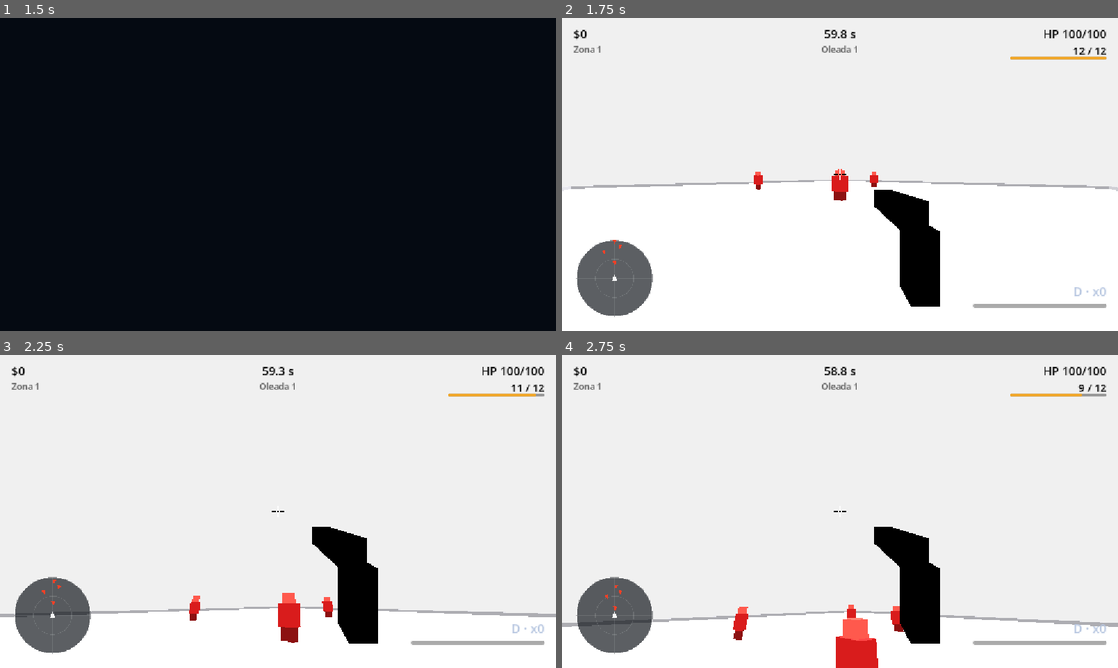
Above: before the commit, frames 1-4 (two rows, left to right).
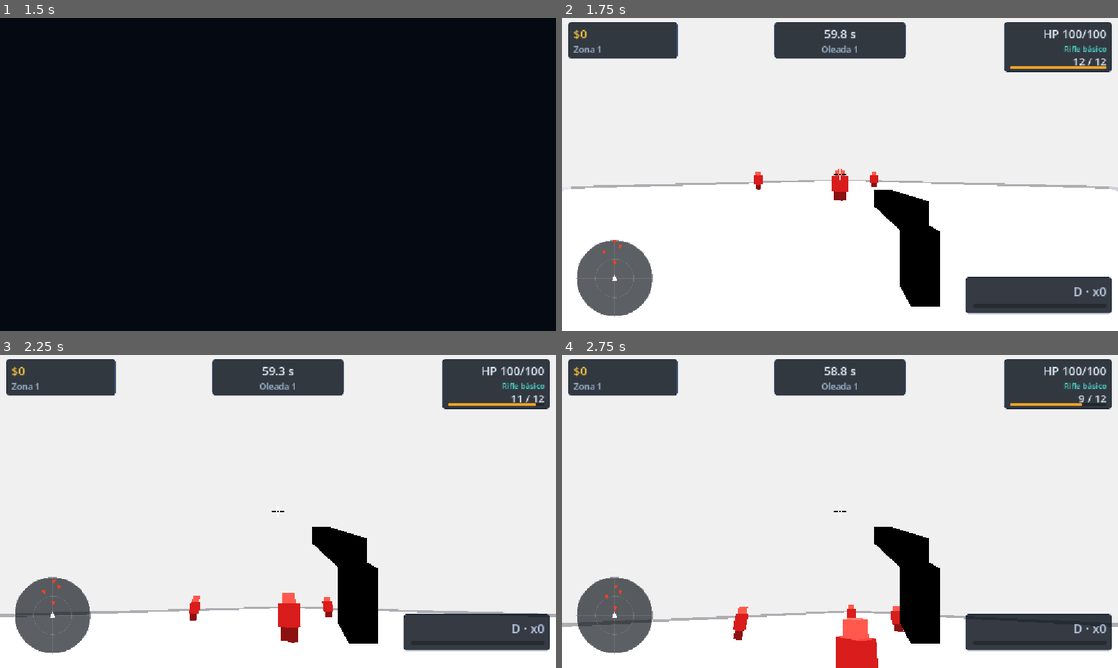
Above: after the commit, the same moments.

Repository: Veilen1/Deadline
Game: Godot game, scene res://scenes/ui/main_menu.tscn
Two runs of this game, one before a commit and one after it. Both use one fixed random seed, a clock stepped at 60 frames per second and the inputs below.
Inputs (mouse positions are in pixels of both pictures, inside the frame that each line leads up to):
- Up to frame 1 (1.5 s): click "Jugar" at 0.5 s; click "Jugar" at 1.25 s
- Up to frame 2 (1.75 s): no input
- Up to frame 3 (2.25 s): tap Enter at 2 s; move the mouse to (272, 517) at 2.02 s; press the mouse at (272, 517) at 2.03 s; hold W (move_forward) from 2.03 s (still down)
- Up to frame 4 (2.75 s): keep holding W (move_forward); tap Space (jump) at 2.27 s

Frame 1 is identical in both runs. In frame 2, 11% of the frame differs, in the area x 1-99%, y 1-95%; in frame 3, 11%; in frame 4, 11%.

Commit message:
feat(hud): tematizar HUD con paneles y etiqueta de arma

Diff:
--- a/scenes/main.gd
+++ b/scenes/main.gd
@@ -19,11 +19,13 @@
 @onready var health_label: Label = $CanvasLayer/HealthLabel
 @onready var ammo_label: Label = $CanvasLayer/AmmoLabel
 @onready var ammo_bar: ProgressBar = $CanvasLayer/AmmoBar
+@onready var weapon_label: Label = $CanvasLayer/WeaponLabel
 @onready var style_label: Label = $CanvasLayer/StyleLabel
 @onready var style_bar: ProgressBar = $CanvasLayer/StyleBar
 @onready var boss_label: Label = $CanvasLayer/BossLabel
 @onready var boss_bar: ProgressBar = $CanvasLayer/BossBar
 @onready var boss_hp_label: Label = $CanvasLayer/BossHpLabel
+@onready var boss_panel: Panel = $CanvasLayer/PanelBoss
 @onready var zone_banner: Label = $CanvasLayer/ZoneBanner
 @onready var pause_menu: Control = $CanvasLayer/PauseMenu
 @onready var game_over_menu: Control = $CanvasLayer/GameOverMenu
@@ -42,6 +44,7 @@
 	EventBus.player_damaged.connect(_on_player_damaged)
 	EventBus.player_died.connect(_on_player_died)
 	EventBus.ammo_changed.connect(_on_ammo_changed)
+	EventBus.weapon_changed.connect(_on_weapon_changed)
 	EventBus.critical_hit.connect(_on_critical_hit)
 	StyleSystem.style_changed.connect(_on_style_changed)
 	EventBus.wave_started.connect(_on_wave_started)
@@ -55,6 +58,9 @@
 	for key in GameState.skill_bonuses:
 		run_upgrades[key] = float(run_upgrades.get(key, 0.0)) + float(GameState.skill_bonuses[key])
 	player.call("apply_meta_upgrades", run_upgrades)
+	var player_weapon: WeaponData = player.get("weapon_data") as WeaponData
+	if player_weapon != null:
+		weapon_label.text = player_weapon.weapon_name
 	_on_ammo_changed(int(player.get("current_ammo")), int(player.get("max_ammo")))
 	minimap.visible = Settings.show_minimap
 	_update_money_label(GameState.money)
@@ -166,6 +172,7 @@
 	boss_label.show()
 	boss_bar.show()
 	boss_hp_label.show()
+	boss_panel.show()
 
 
 func _on_boss_health_changed(current_health: float, max_health: float) -> void:
@@ -186,6 +193,10 @@
 	ammo_label.text = "%d / %d" % [current, maximum]
 	ammo_bar.max_value = maximum
 	ammo_bar.value = current
+
+
+func _on_weapon_changed(weapon_name: String) -> void:
+	weapon_label.text = weapon_name
 
 
 func _on_style_changed(rank: String, rank_index: int, progress: float, combo: int) -> void:
@@ -237,6 +248,7 @@
 	boss_label.hide()
 	boss_bar.hide()
 	boss_hp_label.hide()
+	boss_panel.hide()
 
 
 func _update_money_label(amount: int) -> void:
--- a/scenes/main.tscn
+++ b/scenes/main.tscn
@@ -54,6 +54,18 @@
 corner_radius_bottom_right = 3
 corner_radius_bottom_left = 3
 
+[sub_resource type="StyleBoxFlat" id="StyleBoxFlat_hud"]
+bg_color = Color(0.035, 0.06, 0.1, 0.82)
+border_width_left = 1
+border_width_top = 1
+border_width_right = 1
+border_width_bottom = 1
+border_color = Color(0.22, 0.32, 0.48, 0.55)
+corner_radius_top_left = 6
+corner_radius_top_right = 6
+corner_radius_bottom_right = 6
+corner_radius_bottom_left = 6
+
 [node name="Main" type="Node3D"]
 script = ExtResource("1_main")
 
@@ -63,13 +75,69 @@
 [node name="Zones" type="Node3D" parent="."]
 
 [node name="CanvasLayer" type="CanvasLayer" parent="."]
+
+[node name="PanelMoney" type="Panel" parent="CanvasLayer"]
+offset_left = 12.0
+offset_top = 8.0
+offset_right = 240.0
+offset_bottom = 84.0
+mouse_filter = 2
+theme_override_styles/panel = SubResource("StyleBoxFlat_hud")
+
+[node name="PanelTop" type="Panel" parent="CanvasLayer"]
+anchor_left = 0.5
+anchor_right = 0.5
+offset_left = -136.0
+offset_top = 8.0
+offset_right = 136.0
+offset_bottom = 84.0
+grow_horizontal = 2
+mouse_filter = 2
+theme_override_styles/panel = SubResource("StyleBoxFlat_hud")
+
+[node name="PanelBoss" type="Panel" parent="CanvasLayer"]
+visible = false
+anchor_left = 0.5
+anchor_right = 0.5
+offset_left = -260.0
+offset_top = 84.0
+offset_right = 260.0
+offset_bottom = 136.0
+grow_horizontal = 2
+mouse_filter = 2
+theme_override_styles/panel = SubResource("StyleBoxFlat_hud")
+
+[node name="PanelHealth" type="Panel" parent="CanvasLayer"]
+anchor_left = 1.0
+anchor_right = 1.0
+offset_left = -236.0
+offset_top = 8.0
+offset_right = -12.0
+offset_bottom = 112.0
+grow_horizontal = 0
+mouse_filter = 2
+theme_override_styles/panel = SubResource("StyleBoxFlat_hud")
+
+[node name="PanelStyle" type="Panel" parent="CanvasLayer"]
+anchor_left = 1.0
+anchor_top = 1.0
+anchor_right = 1.0
+anchor_bottom = 1.0
+offset_left = -316.0
+offset_top = -112.0
+offset_right = -12.0
+offset_bottom = -36.0
+grow_horizontal = 0
+grow_vertical = 0
+mouse_filter = 2
+theme_override_styles/panel = SubResource("StyleBoxFlat_hud")
 
 [node name="MoneyLabel" type="Label" parent="CanvasLayer"]
 offset_left = 24.0
 offset_top = 16.0
 offset_right = 224.0
 offset_bottom = 48.0
-theme_override_colors/font_color = Color(0, 0, 0, 1)
+theme_override_colors/font_color = Color(0.95, 0.75, 0.25, 1)
 theme_override_font_sizes/font_size = 24
 text = "$0"
 
@@ -78,7 +146,7 @@
 offset_top = 52.0
 offset_right = 224.0
 offset_bottom = 76.0
-theme_override_colors/font_color = Color(0.35, 0.35, 0.35, 1)
+theme_override_colors/font_color = Color(0.62, 0.72, 0.82, 1)
 theme_override_font_sizes/font_size = 18
 text = "Zona 1"
 
@@ -90,7 +158,7 @@
 offset_right = 80.0
 offset_bottom = 48.0
 grow_horizontal = 2
-theme_override_colors/font_color = Color(0, 0, 0, 1)
+theme_override_colors/font_color = Color(0.9, 0.94, 0.99, 1)
 theme_override_font_sizes/font_size = 24
 text = "60.0 s"
 horizontal_alignment = 1
@@ -103,7 +171,7 @@
 offset_right = 120.0
 offset_bottom = 76.0
 grow_horizontal = 2
-theme_override_colors/font_color = Color(0.35, 0.35, 0.35, 1)
+theme_override_colors/font_color = Color(0.62, 0.72, 0.82, 1)
 theme_override_font_sizes/font_size = 18
 text = "Oleada 1"
 horizontal_alignment = 1
@@ -160,20 +228,33 @@
 offset_right = -24.0
 offset_bottom = 48.0
 grow_horizontal = 0
-theme_override_colors/font_color = Color(0, 0, 0, 1)
+theme_override_colors/font_color = Color(0.9, 0.94, 0.99, 1)
 theme_override_font_sizes/font_size = 24
 text = "HP 100/100"
 horizontal_alignment = 2
 
-[node name="AmmoLabel" type="Label" parent="CanvasLayer"]
+[node name="WeaponLabel" type="Label" parent="CanvasLayer"]
 anchor_left = 1.0
 anchor_right = 1.0
 offset_left = -224.0
 offset_top = 52.0
 offset_right = -24.0
-offset_bottom = 76.0
-grow_horizontal = 0
-theme_override_colors/font_color = Color(0, 0, 0, 1)
+offset_bottom = 72.0
+grow_horizontal = 0
+theme_override_colors/font_color = Color(0.3, 0.85, 0.8, 1)
+theme_override_font_sizes/font_size = 16
+text = "Rifle básico"
+horizontal_alignment = 2
+
+[node name="AmmoLabel" type="Label" parent="CanvasLayer"]
+anchor_left = 1.0
+anchor_right = 1.0
+offset_left = -224.0
+offset_top = 74.0
+offset_right = -24.0
+offset_bottom = 96.0
+grow_horizontal = 0
+theme_override_colors/font_color = Color(0.9, 0.94, 0.99, 1)
 theme_override_font_sizes/font_size = 22
 text = "12 / 12"
 horizontal_alignment = 2
@@ -182,9 +263,9 @@
 anchor_left = 1.0
 anchor_right = 1.0
 offset_left = -224.0
-offset_top = 80.0
-offset_right = -24.0
-offset_bottom = 86.0
+offset_top = 100.0
+offset_right = -24.0
+offset_bottom = 106.0
 grow_horizontal = 0
 max_value = 12.0
 value = 12.0
--- a/scripts/autoloads/event_bus.gd
+++ b/scripts/autoloads/event_bus.gd
@@ -10,6 +10,7 @@
 signal player_damaged(amount: float)
 signal player_died
 signal ammo_changed(current: int, maximum: int)
+signal weapon_changed(weapon_name: String)
 signal critical_hit(world_position: Vector3, damage: float)
 
 signal boss_spawned(boss: Node, max_health: float)
Not shown: 1 places in scenes/main.tscn that only renumber resources
